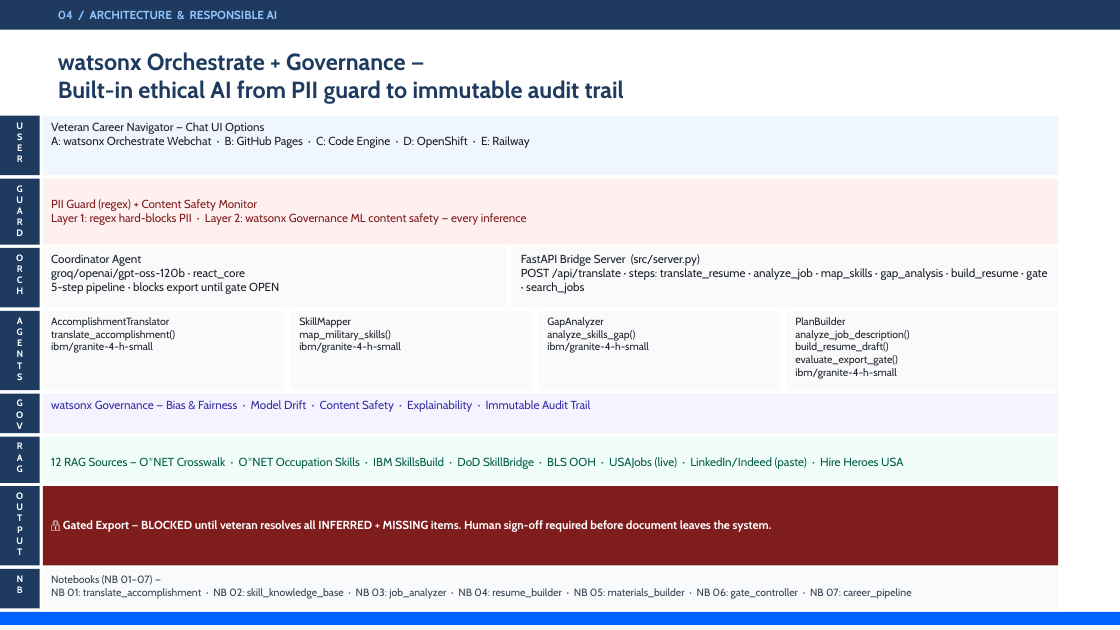
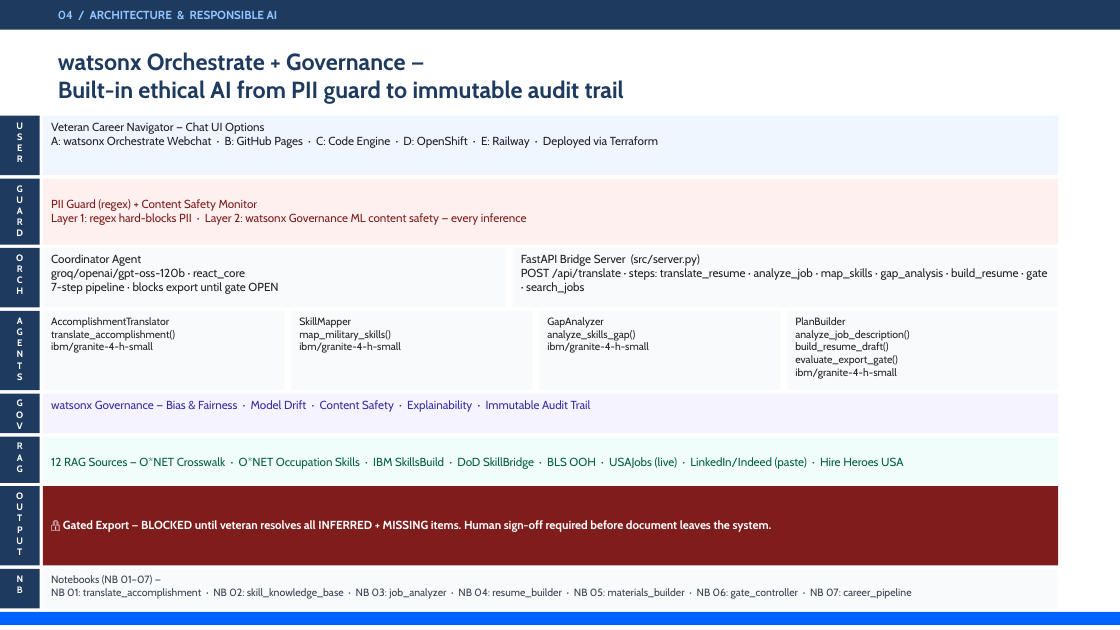
Before and after one commit to jaywarfield/golden-gate-glory, a slide deck: slide 5 of docs/images/source/mission-veteran-ai-final-presentation.pptx. Drawn at 1120x630 pixels with LibreOffice and Linux fonts; fonts in the diff are those of the drawing. Boxes give left, top, right and bottom in pixels: in the first picture for what was removed or moved away, otherwise in the second. Text is boxed around its words. In the diff, an @@ line names an element or a change of style, - is before the commit and + after.

```diff
--- a/docs/images/source/mission-veteran-ai-final-presentation.pptx
+++ b/docs/images/source/mission-veteran-ai-final-presentation.pptx
@@ text in rectangle at bbox=[51, 136, 658, 148]: text changed @@
-A: watsonx Orchestrate Webchat · B: GitHub Pages · C: Code Engine · D: OpenShift · E: Railway
+A: watsonx Orchestrate Webchat · B: GitHub Pages · C: Code Engine · D: OpenShift · E: Railway · Deployed via Terraform
@@ text at bbox=[51, 282, 278, 294]: text changed @@
-5-step pipeline · blocks export until gate OPEN
+7-step pipeline · blocks export until gate OPEN
```
Also in this commit, not shown: 1 other slide changed, 1 other file.
